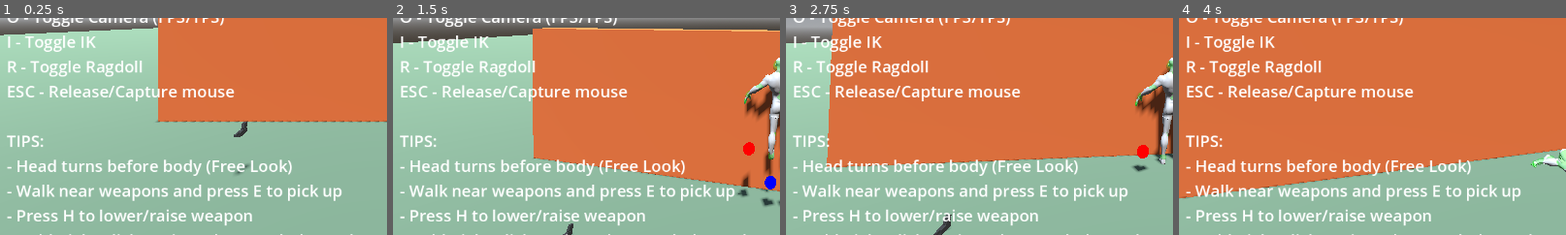
Above: before the commit, frames 1-4 (left to right).
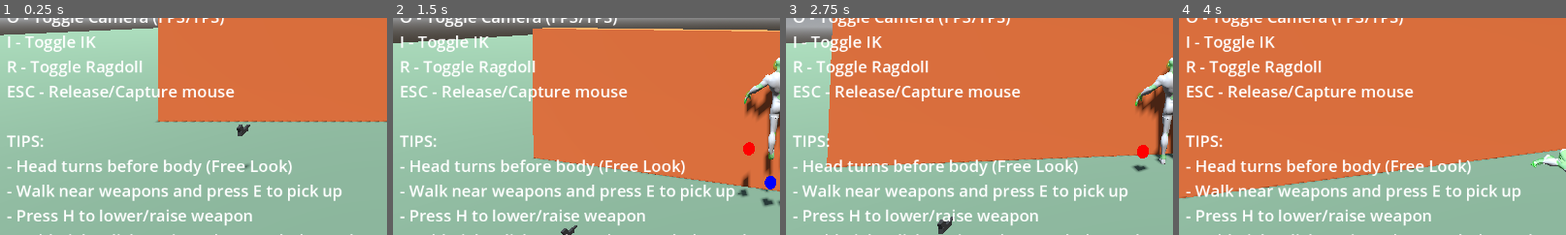
Above: after the commit, the same moments.

Repository: lmf-git/fpsikanimragdoll
Game: Godot game, scene res://world.tscn
Same seed, same stepped clock (60 frames per second), same inputs: the game is played once before the commit and once after it.
Inputs (mouse positions are % of the whole screen's width and height, from its top left):
- Up to frame 1 (0.25 s): no input
- Up to frame 2 (1.5 s): tap Enter at 0.5 s; move the mouse to (55, 50) at 0.52 s; hold Shift (sprint) 0.53-1.28 s; hold W (move_forward) from 0.53 s (still down); click (55, 50) at 0.67 s; tap Space (jump) at 0.77 s; move the mouse to (45, 50) at 1.27 s; tap O (toggle_camera) at 1.35 s
- Up to frame 3 (2.75 s): keep holding W (move_forward); tap Space (jump) at 1.52 s; move the mouse to (52, 48) at 2.02 s; hold I (toggle_ik) from 2.03 s (still down)
- Up to frame 4 (4 s): keep holding W (move_forward); move the mouse to (49, 52) at 2.77 s; release I (toggle_ik) at 2.78 s; tap R (toggle_ragdoll) at 2.85 s; click (49, 52) at 2.92 s; tap Space (jump) at 3.02, 3.77 s; move the mouse to (57, 51) at 3.52 s; tap E at 3.6 s
The pictures show only the part of the screen within x 0-50%, y 50-100%; the shares and areas given below are measured in that part.

The runs differ from the first frame. In frame 1, 0.1% of the frame differs, in the area x 60-65%, y 47-73%; in frame 2, 0.1%; in frame 3, 0.2%, in the area x 38-44%, y 90-100%; in frame 4, nothing differs.

Commit message:
Fix weapon orientation: move MainGrip to root and rotate visual around Z axis

Diff:
--- a/pistol.tscn
+++ b/pistol.tscn
@@ -32,13 +32,13 @@
 weapon_type = 0
 weapon_name = "Pistol"
 is_two_handed = false
-main_grip = NodePath("VisualRoot/MainGrip")
+main_grip = NodePath("MainGrip")
 
 [node name="CollisionShape3D" type="CollisionShape3D" parent="."]
 shape = SubResource("BoxShape3D_pistol")
 
 [node name="VisualRoot" type="Node3D" parent="."]
-transform = Transform3D(1, 0, 0, 0, -1, 0, 0, 0, -1, 0, 0, 0)
+transform = Transform3D(-1, 0, 0, 0, -1, 0, 0, 0, 1, 0, 0, 0)
 
 [node name="Slide" type="MeshInstance3D" parent="VisualRoot"]
 transform = Transform3D(1, 0, 0, 0, 1, 0, 0, 0, 1, 0, 0.02, -0.015)
@@ -65,5 +65,5 @@
 mesh = SubResource("BoxMesh_trigger")
 surface_material_override/0 = SubResource("Material_pistol")
 
-[node name="MainGrip" type="Node3D" parent="VisualRoot"]
+[node name="MainGrip" type="Node3D" parent="."]
 transform = Transform3D(1, 0, 0, 0, 1, 0, 0, 0, 1, 0, -0.04, 0.04)
